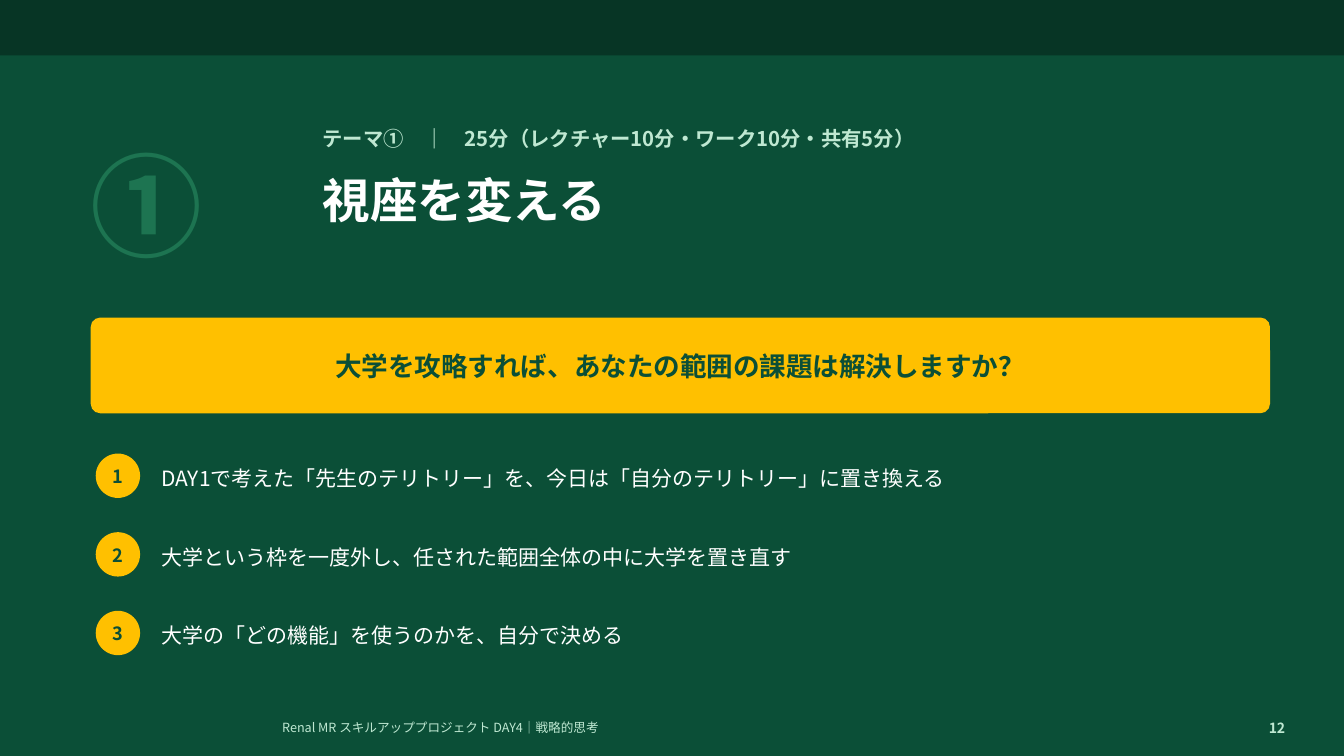
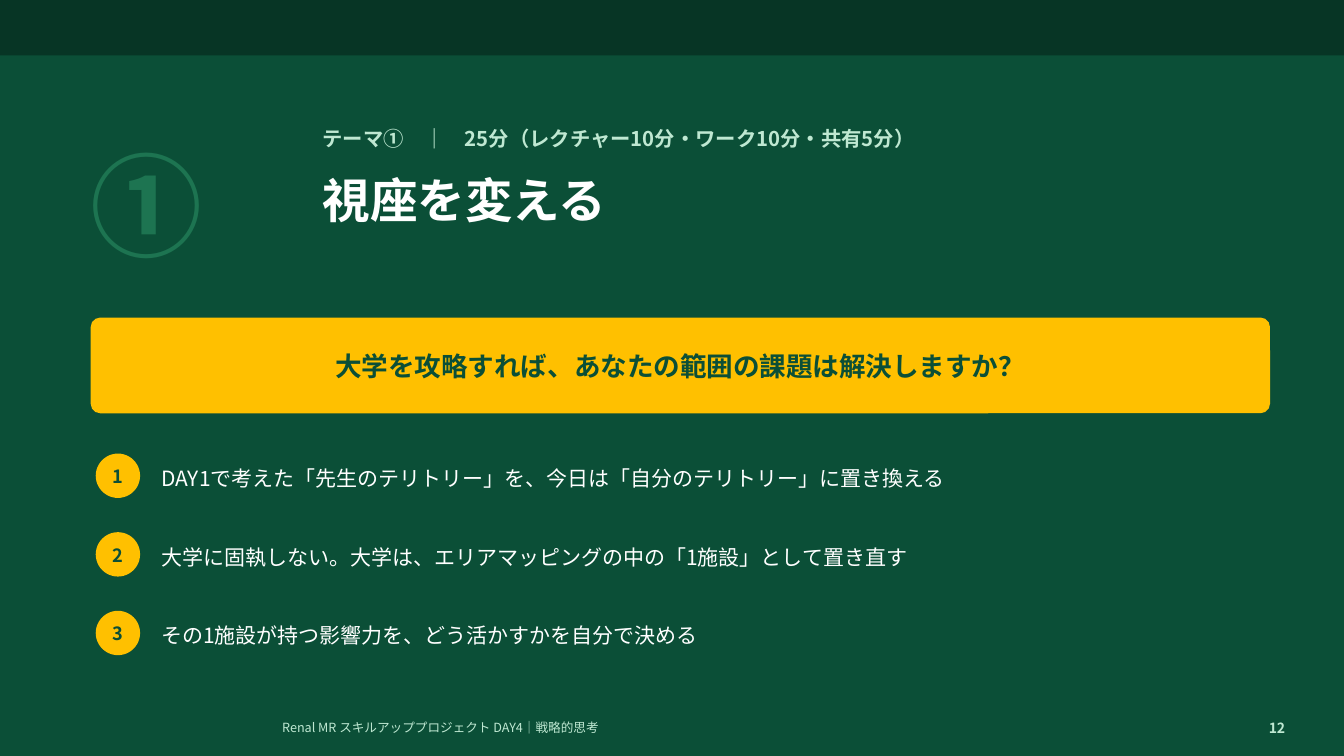
Before and after one commit to TAKUYA-1187/Claude, a slide deck: slide 12 of novartis_training/DAY4_ちょっと分かるだけで世界が変わる.pptx. Drawn at 1344x756 pixels with LibreOffice and Linux fonts; fonts in the diff are those of the drawing; background and template pictures are left out. Boxes give left, top, right and bottom in pixels: in the first picture for what was removed or moved away, otherwise in the second. Text is boxed around its words. In the diff, an @@ line names an element or a change of style, - is before the commit and + after.

```diff
--- a/novartis_training/DAY4_ちょっと分かるだけで世界が変わる.pptx
+++ b/novartis_training/DAY4_ちょっと分かるだけで世界が変わる.pptx
@@ text at [161,547,907,567]: text changed @@
-大学という枠を一度外し、任された範囲全体の中に大学を置き直す
+大学に固執しない。大学は、エリアマッピングの中の「1施設」として置き直す
@@ text at [161,625,698,645]: text changed @@
-大学の「どの機能」を使うのかを、自分で決める
+その1施設が持つ影響力を、どう活かすかを自分で決める
```
Also in this commit, not shown: 19 other slides changed, 1 slide added, 2 other files.
